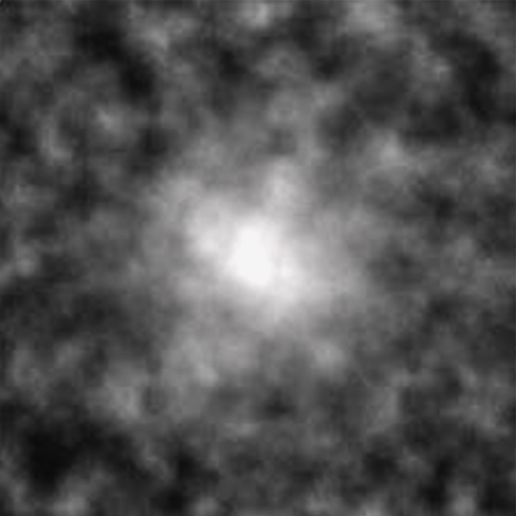
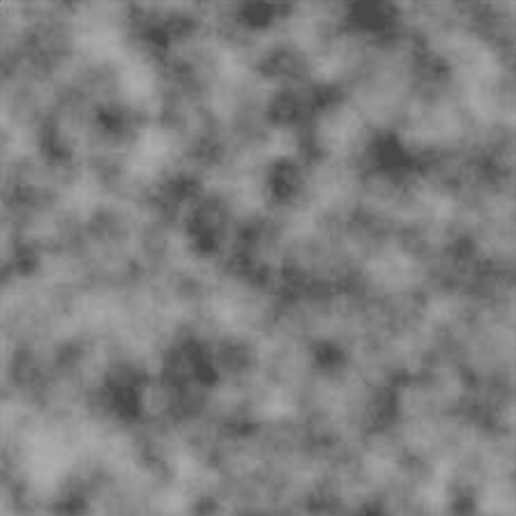
Comparing the layer stacks of the two (516, 516) images. Changes:
hid "Fond en dégradé 1" over [0, 0, 516, 516]
